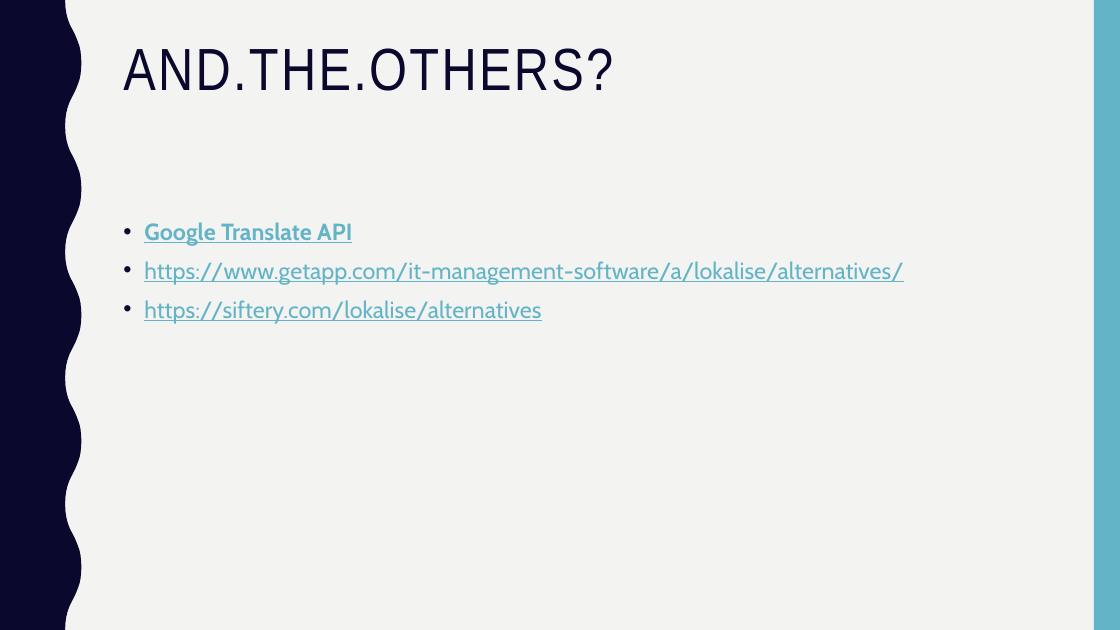
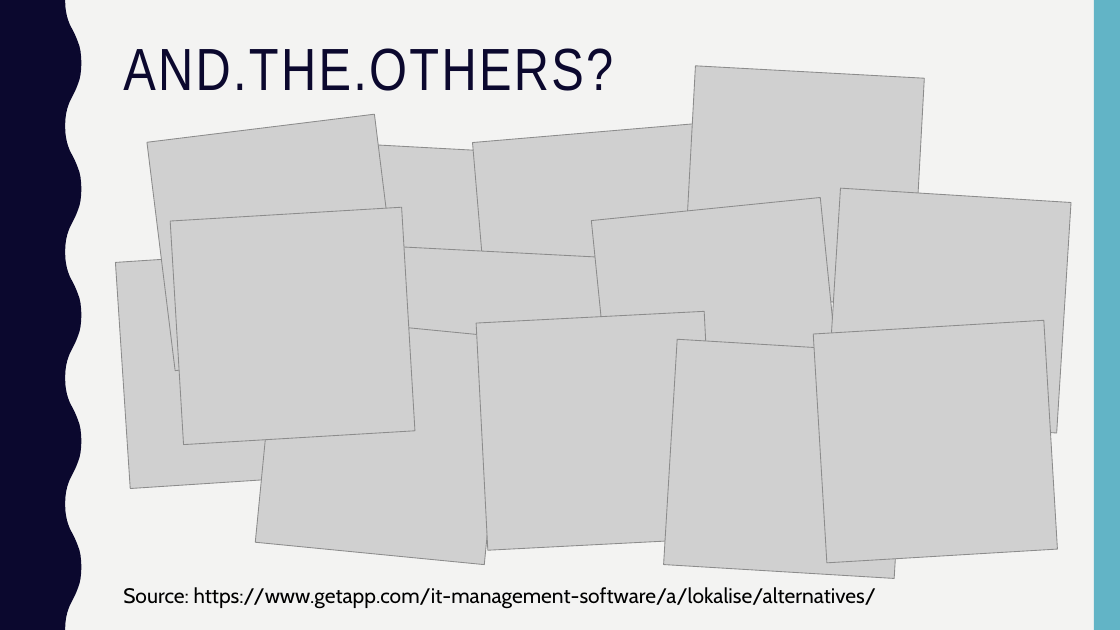
Before and after one commit to matteopelucco/lokalise, a slide deck: slide 32 of presentation/lokalise.pptx. Drawn at 1120x630 pixels with LibreOffice and Linux fonts; fonts in the diff are those of the drawing; grey boxes stand for pictures. Boxes give left, top, right and bottom in pixels: in the first picture for what was removed or moved away, otherwise in the second. Text is boxed around its words. In the diff, an @@ line names an element or a change of style, - is before the commit and + after.

Commit message:
final presentation

```diff
--- a/presentation/lokalise.pptx
+++ b/presentation/lokalise.pptx
@@ picture added at [683,66,924,307] @@
@@ picture added at [147,115,403,371] @@
@@ picture added at [247,138,490,382] @@
@@ picture added at [473,123,723,373] @@
@@ picture added at [170,208,415,445] @@
@@ picture added at [591,197,844,450] @@
@@ picture added at [826,188,1072,433] @@
@@ text removed at [144,222,903,324] @@
-• Google Translate API
-• https://www.getapp.com/it-management-software/a/lokalise/alternatives/
-• https://siftery.com/lokalise/alternatives
@@ picture added at [116,247,360,489] @@
@@ picture added at [382,246,626,487] @@
@@ picture added at [255,315,506,565] @@
@@ picture added at [476,311,717,550] @@
@@ picture added at [813,320,1058,563] @@
@@ picture added at [664,339,908,579] @@
@@ text added at [123,587,876,609], 18 pt, text #000000 @@
+Source: https://www.getapp.com/it-management-software/a/lokalise/alternatives/
```
Also in this commit, not shown: 4 other slides changed, 21 slides added, 20 slides removed, 4 other files.
